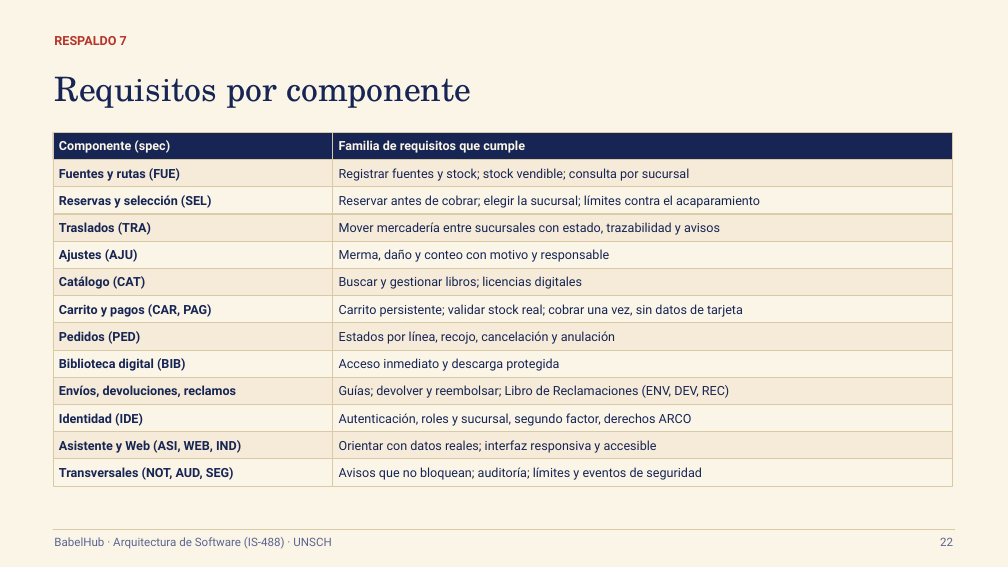
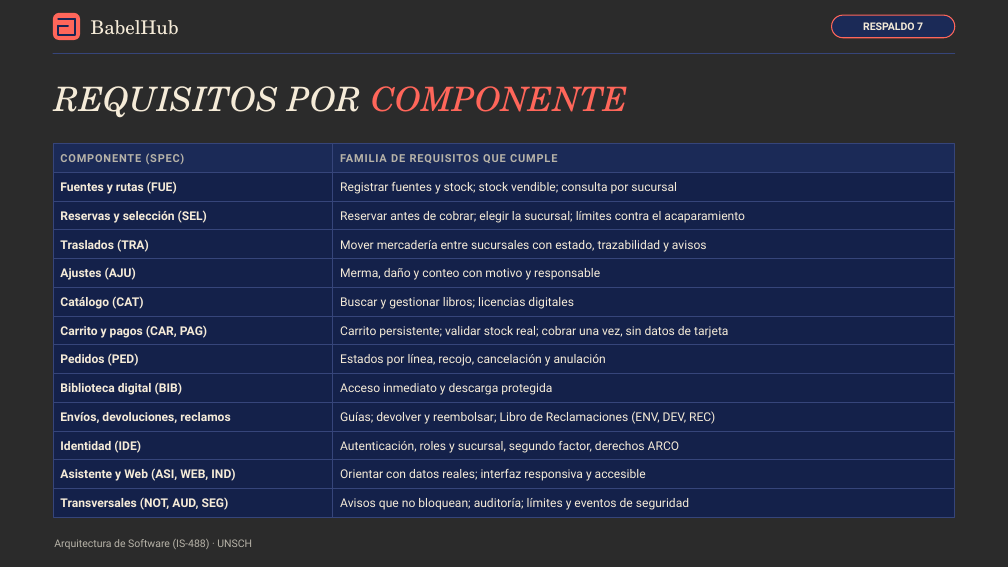
Before and after one commit to P35C4D0R4B1050/BabelHub, a slide deck: slide 22 of docs/BabelHub_Exposicion.pptx. Drawn at 1008x567 pixels with LibreOffice and Linux fonts; fonts in the diff are those of the drawing; background and template pictures are left out; a plain dark background stands for a picture behind light text. Boxes give left, top, right and bottom in pixels: in the first picture for what was removed or moved away, otherwise in the second. Text is boxed around its words. In the diff, an @@ line names an element or a change of style, - is before the commit and + after.

```diff
--- a/docs/BabelHub_Exposicion.pptx
+++ b/docs/BabelHub_Exposicion.pptx
@@ background #FBF5E8 to picture (left out) @@
@@ rounded rectangle added at <box>53,13,80,40</box>, fill #FF665A @@
@@ line added from (58, 19) to (75, 19), #172554 1.75 pt @@
@@ line added from (58, 35) to (58, 26), #172554 1.75 pt @@
@@ line added from (58, 26) to (68, 26), #172554 1.75 pt @@
@@ line added from (75, 19) to (75, 35), #172554 1.75 pt @@
@@ text added at <box>91,20,179,35</box>, 18 pt, text #F5EBD8 @@
+BabelHub
@@ rounded rectangle "RESPALDO 7": place and size @@
-rounded rectangle "RESPALDO 7" at <box>54,36,127,45</box>
+rounded rectangle "RESPALDO 7" at <box>832,15,955,38</box>
@@ rounded rectangle "RESPALDO 7" at <box>832,15,955,38</box>: size 12 to 10 pt, text colour #B5352A to #F5EBD8; alignment left to centre; vertical alignment top to middle; fill none to #1B2A57; outline none to #FF665A 1 pt @@
@@ line added from (53, 53) to (955, 53), #36457A 0.75 pt @@
@@ line added from (75, 35) to (58, 35), #172554 1.75 pt @@
@@ text at <box>54,86,628,118</box>: text changed; text colour #172554 to #F5EBD8; italic on @@
-Requisitos por componente
+REQUISITOS POR COMPONENTE
@@ rectangle "COMPONENTE (SPEC)" at <box>53,144,333,172</box>: fill #172554 to #1B2A57; outline #D9C9A5 0.75 pt to #36457A 0.75 pt @@
@@ rectangle "FAMILIA DE REQUISITOS QUE CUMPLE" at <box>333,144,955,172</box>: fill #172554 to #1B2A57; outline #D9C9A5 0.75 pt to #36457A 0.75 pt @@
@@ text in rectangle at <box>60,153,185,164</box>: text changed; size 12 to 10.5 pt; text colour #FBF5E8 to #B7B3A8 @@
-Componente (spec)
+COMPONENTE (SPEC)
@@ 4 rectangles: place and size @@
-4 rectangles at <box>53,132,953,187</box>
+4 rectangles at <box>53,144,955,201</box>
@@ text in rectangle at <box>340,154,557,163</box>: text changed; size 12 to 10.5 pt; text colour #FBF5E8 to #B7B3A8 @@
-Familia de requisitos que cumple
+FAMILIA DE REQUISITOS QUE CUMPLE
@@ 4 rectangles: place and size @@
-4 rectangles at <box>53,187,953,241</box>
+4 rectangles at <box>53,201,955,259</box>
@@ 8 rectangles: place and size @@
-8 rectangles at <box>53,241,953,350</box>
+8 rectangles at <box>53,259,955,374</box>
@@ 6 rectangles: place and size @@
-6 rectangles at <box>53,350,953,432</box>
+6 rectangles at <box>53,374,955,460</box>
@@ size 12 to 11.5 pt, text colour #172554 to #F5EBD8; fill #F5EBD8 to #14214A; outline #D9C9A5 0.75 pt to #36457A 0.75 pt in 12 elements at <box>53,172,333,201</box>, <box>333,172,955,201</box>, <box>53,230,333,259</box>, <box>333,230,955,259</box>, <box>53,287,333,316</box>, <box>333,287,955,316</box>, <box>53,345,333,374</box>, <box>333,345,955,374</box>, <box>53,402,333,431</box>, <box>333,402,955,431</box>, <box>53,460,333,488</box>, <box>333,460,955,488</box> @@
@@ size 12 to 11.5 pt, text colour #172554 to #F5EBD8; fill #FBF5E8 to #14214A; outline #D9C9A5 0.75 pt to #36457A 0.75 pt in 12 elements at <box>53,201,333,230</box>, <box>333,201,955,230</box>, <box>53,259,333,287</box>, <box>333,259,955,287</box>, <box>53,316,333,345</box>, <box>333,316,955,345</box>, <box>53,374,333,402</box>, <box>333,374,955,402</box>, <box>53,431,333,460</box>, <box>333,431,955,460</box>, <box>53,488,333,517</box>, <box>333,488,955,517</box> @@
@@ 4 rectangles: place and size @@
-4 rectangles at <box>53,432,953,486</box>
+4 rectangles at <box>53,460,955,517</box>
@@ line removed from (53, 529) to (955, 529) @@
@@ text at <box>54,539,252,549</box>: text changed; size 11 to 10 pt; text colour #5B6490 to #B7B3A8 @@
-BabelHub · Arquitectura de Software (IS-488) · UNSCH
+Arquitectura de Software (IS-488) · UNSCH
@@ text removed at <box>940,537,953,546</box> @@
-22
```
Also in this commit, not shown: 24 other slides changed.
